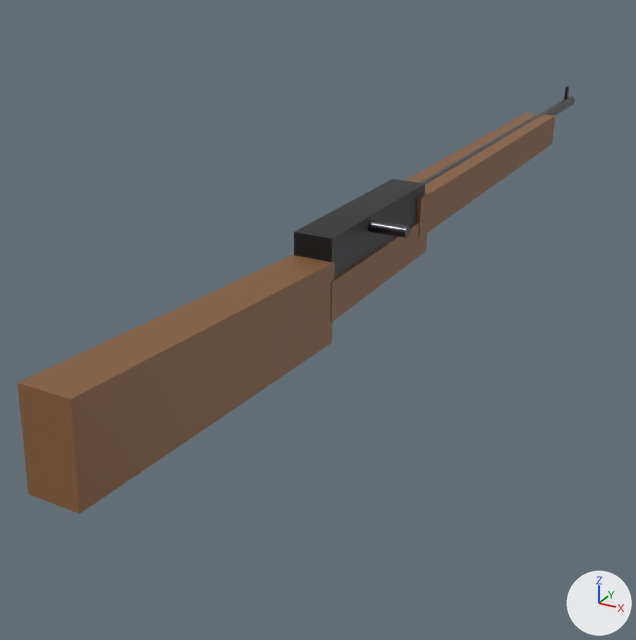
The glTF model assets/models/weapons/mosin.glb, before and after one commit.
Before and after are seen from a camera (50 mm lens) standing at (0.376, -0.729, 0.308) and looking at (-0.093, 0.124, -0.118). The axes (+X, +Y, +Z) are drawn at lower right. The lights are the same throughout. The picture after the commit comes second. Vertices at exactly the same position are counted once.

The first picture shows 'mosin_LOD0'.
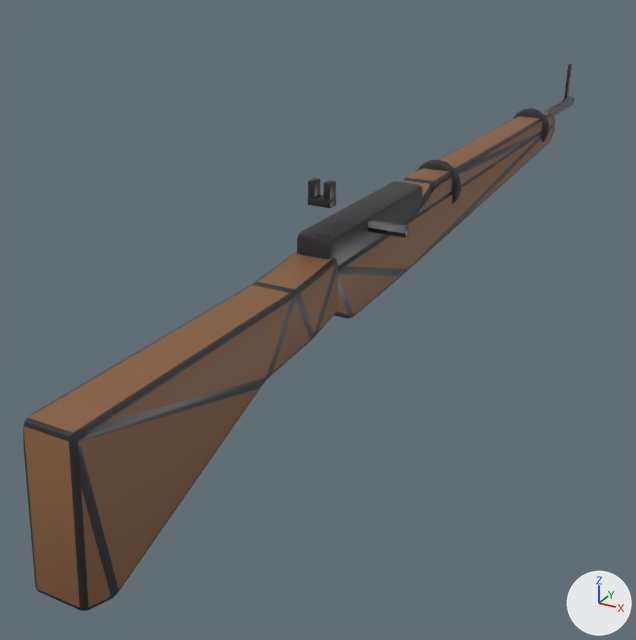
Pixel boxes (x1, y1, x2, y2) of what changed, in the pictures (636 x 640 px):
'mosin_LOD0', reshaped (28% taller): before (17, 86, 575, 514); after (23, 64, 575, 611)
part 1 of me_mosin_lod0, rebuilt: before (420, 96, 575, 184); after (542, 96, 575, 116)
part 2 of me_mosin_lod0, rebuilt: before (294, 179, 425, 278); after (297, 181, 423, 266)
part 3 of me_mosin_lod0, rebuilt: before (564, 86, 569, 99); after (564, 64, 572, 99)
part 4 of me_mosin_lod0, rebuilt (19% shorter): before (404, 113, 555, 238); after (401, 112, 555, 213)
part 5 of me_mosin_lod0, rebuilt (38% taller): before (17, 254, 335, 514); after (23, 252, 338, 611)
part 6 of me_mosin_lod0, added: after (333, 124, 555, 319)
part 7 of me_mosin_lod0, added: after (417, 159, 461, 204)
part 8 of me_mosin_lod0, added: after (513, 108, 549, 143)
part 9 of me_mosin_lod0, added: after (308, 178, 320, 198)
part 10 of me_mosin_lod0, added: after (323, 180, 336, 200)
part 11 of me_mosin_lod0, added: after (308, 195, 336, 208)
part 12 of me_mosin_lod0, cut back: before (331, 220, 427, 322); after (367, 220, 410, 238)

Diff of the bpy script that builds the scene:
```diff
--- a/assets/models/weapons/mosin.glb.py
+++ b/assets/models/weapons/mosin.glb.py
@@ me_mosin_lod0 @@
 # used by ob_mosin_lod0; location = (0.0, 0.0, 0.0)
-me_mosin_lod0.from_pydata(...)  # 72 vertices, 116 faces; spans x -0.024..0.06, y -0.397..0.885, z -0.048..0.064
+me_mosin_lod0.from_pydata(...)  # 1029 vertices, 2006 faces; spans x -0.031..0.06, y -0.405..0.885, z -0.111..0.102
+# me_mosin_lod0 part 1: the loose piece of 20 vertices spanning x -0.009..0.009, y 0.165..0.885, z 0.026..0.044 is rebuilt with 96 vertices and now spans x -0.009..0.009, y 0.165..0.885, z 0.026..0.044
+# me_mosin_lod0 part 2: the loose piece of 8 vertices spanning x -0.02..0.02, y -0.055..0.165, z 0.005..0.055 is rebuilt with 56 vertices and now spans x -0.02..0.02, y -0.055..0.165, z 0.005..0.055
+# me_mosin_lod0 part 3: the loose piece of 8 vertices spanning x -0.002..0.002, y 0.85..0.86, z 0.044..0.064 is rebuilt with 56 vertices and now spans x -0.002..0.002, y 0.849..0.861, z 0.042..0.102
+# me_mosin_lod0 part 4: the loose piece of 8 vertices spanning x -0.024..0.024, y 0.145..0.695, z -0.003..0.043 is rebuilt with 107 vertices and now spans x -0.021..0.021, y 0.145..0.715, z 0.02..0.05
+# me_mosin_lod0 part 5: the loose piece of 8 vertices spanning x -0.022..0.022, y -0.397..-0.053, z -0.048..0.053 is rebuilt with 152 vertices and now spans x -0.023..0.023, y -0.405..-0.045, z -0.111..0.035
+# me_mosin_lod0 part 6: a new loose piece of 130 vertices spanning x -0.022..0.022, y -0.055..0.713, z -0.04..0.03
+# me_mosin_lod0 part 7: a new loose piece of 80 vertices spanning x -0.031..0.031, y 0.248..0.259, z -0.001..0.061, in mat_metal (dark grey #4d4d50)
+# me_mosin_lod0 part 8: a new loose piece of 80 vertices spanning x -0.031..0.031, y 0.632..0.645, z -0.001..0.061, in mat_metal (dark grey #4d4d50)
+# me_mosin_lod0 part 9: a new loose piece of 56 vertices spanning x -0.012..-0.005, y -0.043..-0.031, z 0.086..0.102, in mat_metal (dark grey #4d4d50)
+# me_mosin_lod0 part 10: a new loose piece of 56 vertices spanning x 0.005..0.012, y -0.043..-0.031, z 0.086..0.102, in mat_metal (dark grey #4d4d50)
+# me_mosin_lod0 part 11: a new loose piece of 56 vertices spanning x -0.012..0.012, y -0.043..-0.031, z 0.079..0.087, in mat_metal (dark grey #4d4d50)
+# me_mosin_lod0 part 12
+# 8 vertices are removed from x -0.023..0.023, y -0.061..0.171, z -0.025..0.015
+# 32 faces are deleted
+# 18 vertices are added at x 0.0..0.06, y 0.019..0.031, z 0.04..0.05
+# 6 new vertices lie (0.058, 0.0, 0.0) away from vertices in x 0.001, y 0.019..0.031, z 0.04..0.05
+# 48 new faces join them, mat_metal (dark grey #4d4d50)
+# 20 new faces join them, mat_steel (dark grey #69696c)
+# other edits to the shape of me_mosin_lod0 do not show in these pictures
 me_mosin_lod0.materials.append(mat_metal)
```
